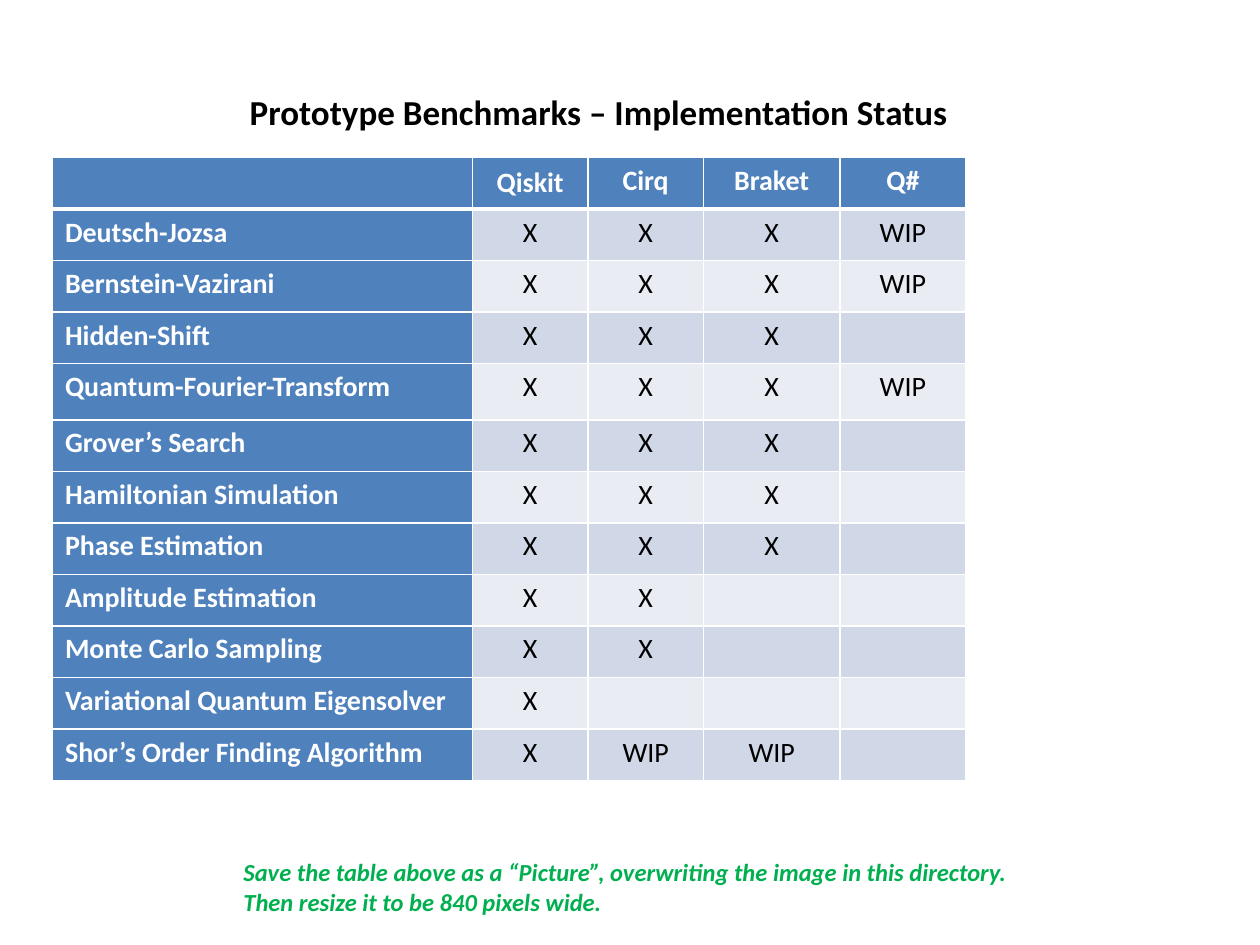
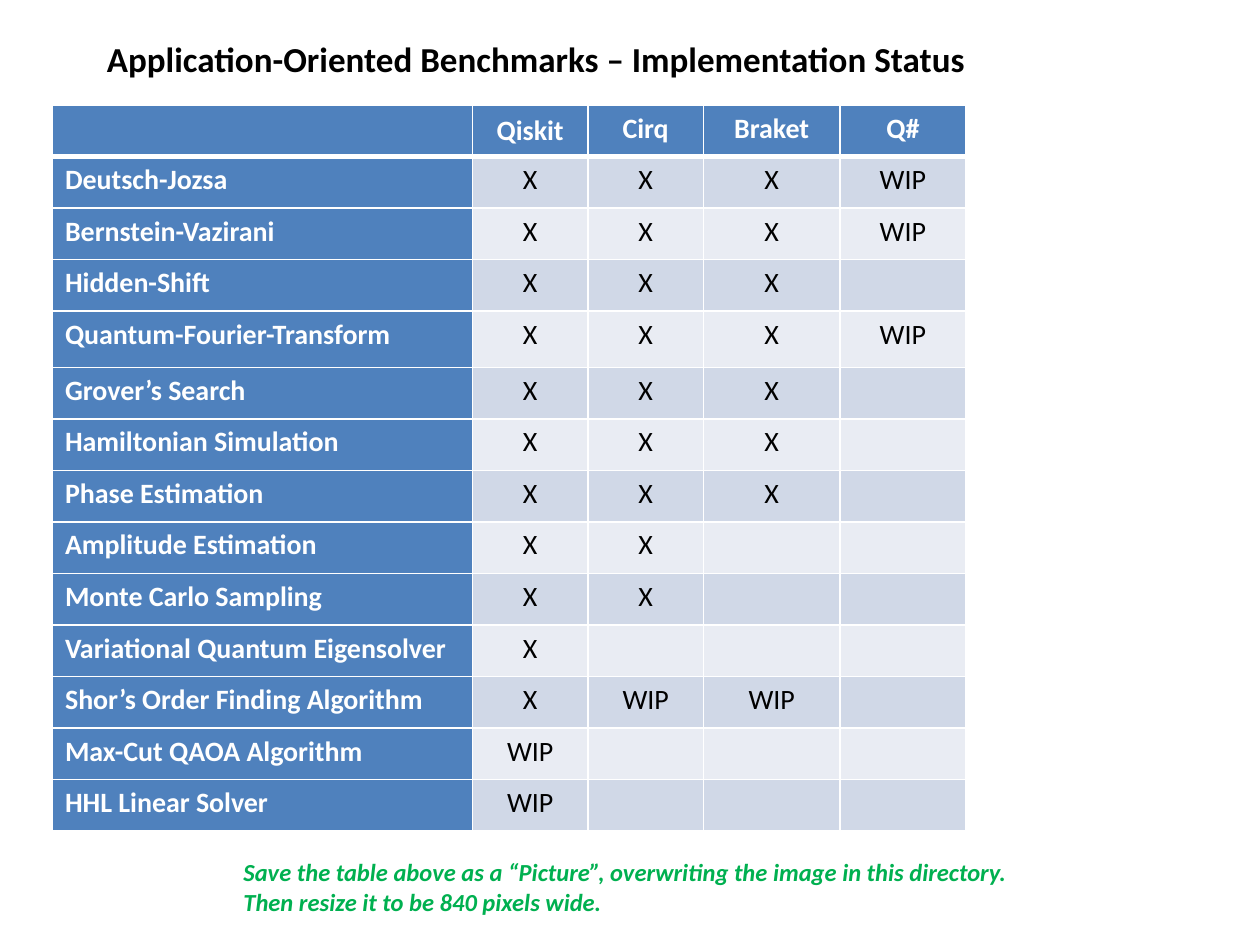
Before and after one commit to SRI-International/QC-App-Oriented-Benchmarks, a slide deck: slide 5 of _doc/images/benchmark_modules.pptx. Drawn at 1260x945 pixels with LibreOffice and Linux fonts; fonts in the diff are those of the drawing. Boxes give left, top, right and bottom in pixels: in the first picture for what was removed or moved away, otherwise in the second. Text is boxed around its words. In the diff, an @@ line names an element or a change of style, - is before the commit and + after.

Commit message:
Update Benchmarks status table with Max-Cut and HHL

```diff
--- a/_doc/images/benchmark_modules.pptx
+++ b/_doc/images/benchmark_modules.pptx
@@ text at bbox=[107, 47, 964, 78]: text changed @@
-Prototype Benchmarks – Implementation Status
+Application-Oriented Benchmarks – Implementation Status
@@ table at bbox=[53, 105, 966, 832] @@
+row 13: Max-Cut QAOA Algorithm | WIP |  |  | 
+row 14: HHL Linear Solver | WIP |  |  | 
@@ table: place and size @@
-table at bbox=[53, 158, 966, 781]
+table at bbox=[53, 105, 966, 832]
```
Also in this commit, not shown: 1 other file.
